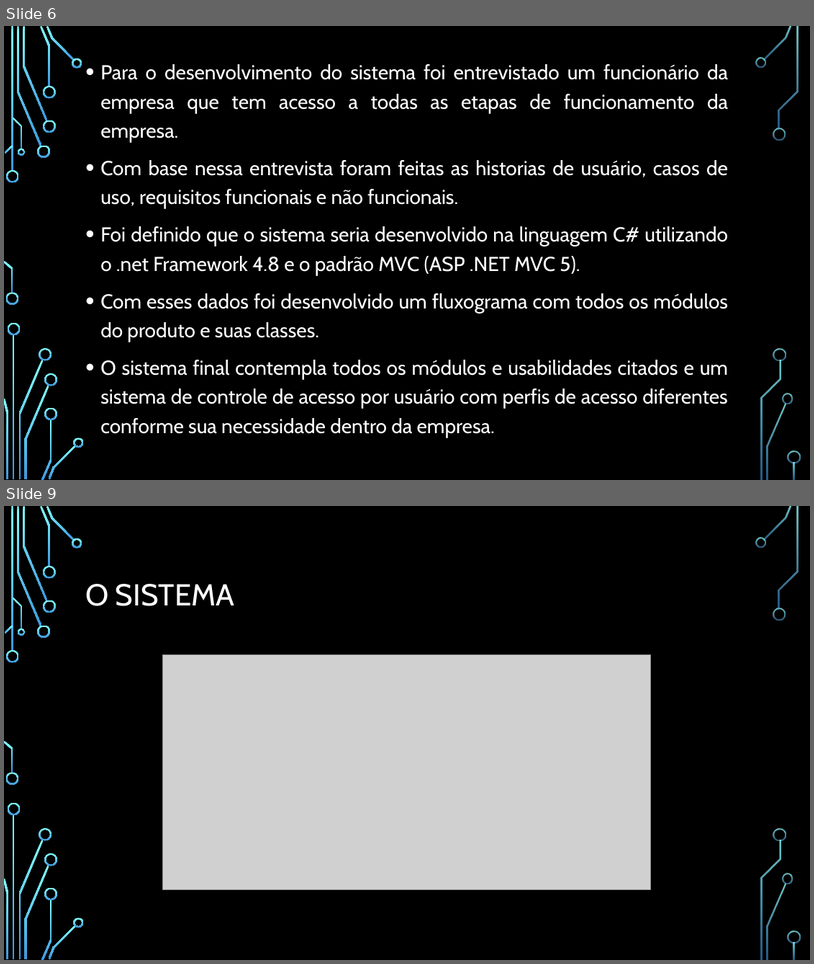
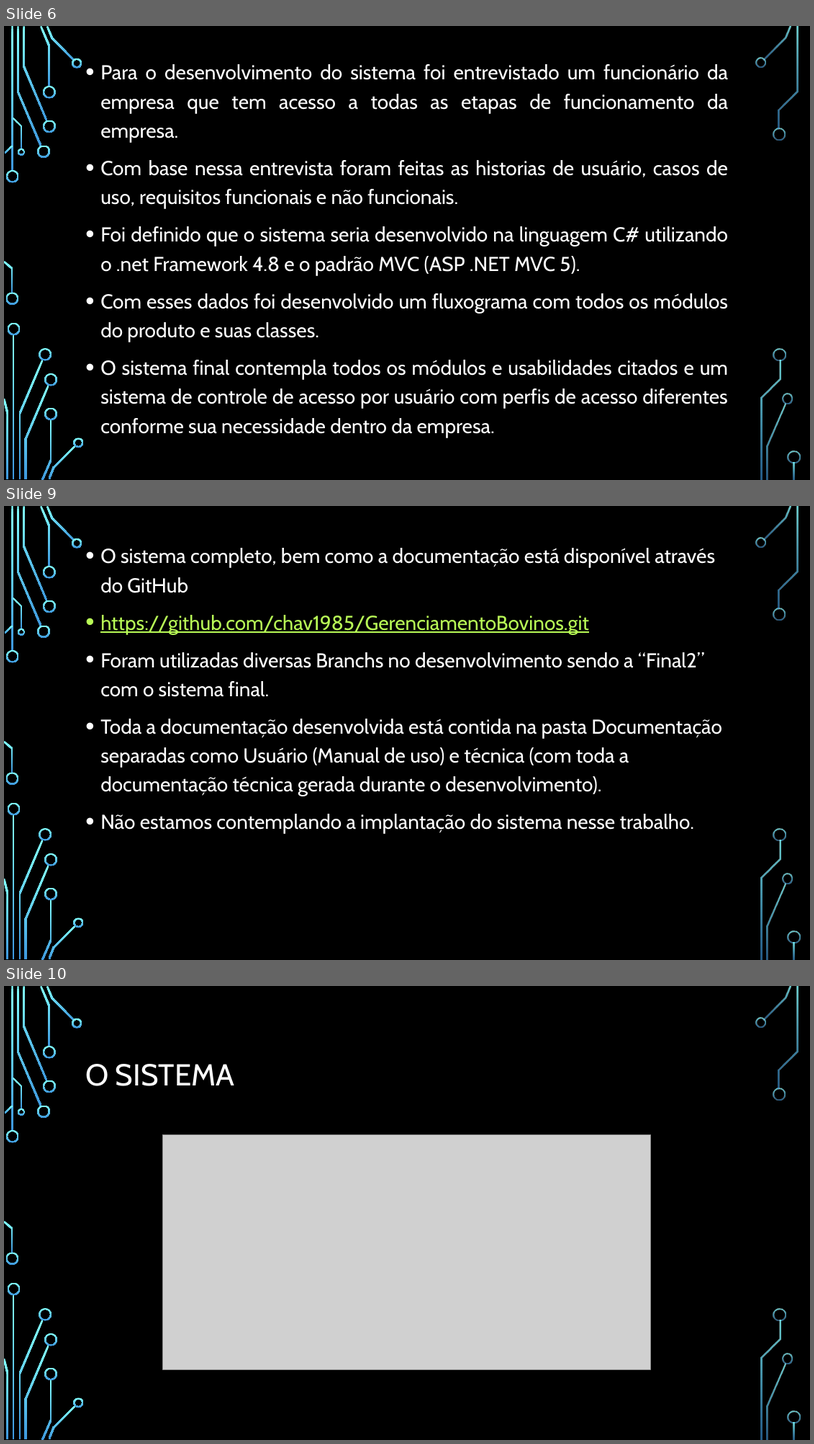
Before and after one commit to chav1985/GerenciamentoBovinos, a slide deck: GerenciamentoBovinos/Documentação/Apresentação/SISTEMA DE GERENCIAMENTO DE BOVINOS.pptx. Shown one above the other, each under a label of ours: slides 6 and 9 before the commit, slides 6, 9 and 10 after it; the slides between them are not shown. The pictures are 814x964 and 814x1444 pixels, drawn with LibreOffice and Linux fonts; fonts in the diff are those of the drawing; grey boxes stand for pictures; background and template pictures are left out. Boxes give left, top, right and bottom in pixels: in the first picture for what was removed or moved away, otherwise in the second. Text is boxed around its words. In the diff, an @@ line names an element or a change of style, - is before the commit and + after.

Commit message:
Documentação Final

```diff
--- a/GerenciamentoBovinos/Documentação/Apresentação/SISTEMA DE GERENCIAMENTO DE BOVINOS.pptx
+++ b/GerenciamentoBovinos/Documentação/Apresentação/SISTEMA DE GERENCIAMENTO DE BOVINOS.pptx
@@ slide 9 added at bbox=[4, 506, 810, 960], background picture (left out); not listed: 36 template elements that a slide beside it also shows @@
@@ text added at bbox=[100, 548, 723, 834], 24 pt, text #FFFFFF @@
+• O sistema completo, bem como a documentação está disponível através do GitHub
+• https://github.com/chav1985/GerenciamentoBovinos.git
+• Foram utilizadas diversas Branchs no desenvolvimento sendo a “Final2” com o sistema final.
+• Toda a documentação desenvolvida está contida na pasta Documentação separadas como Usuário (Manual de uso) e técnica (com toda a documentação técnica gerada durante o desenvolvimento).
+• Não estamos contemplando a implantação do sistema nesse trabalho.
@@ what was slide 9 is now slide 10 @@
```
Also in this commit, not shown: 2 slides changed, 1 other slide added, 2 other files.
